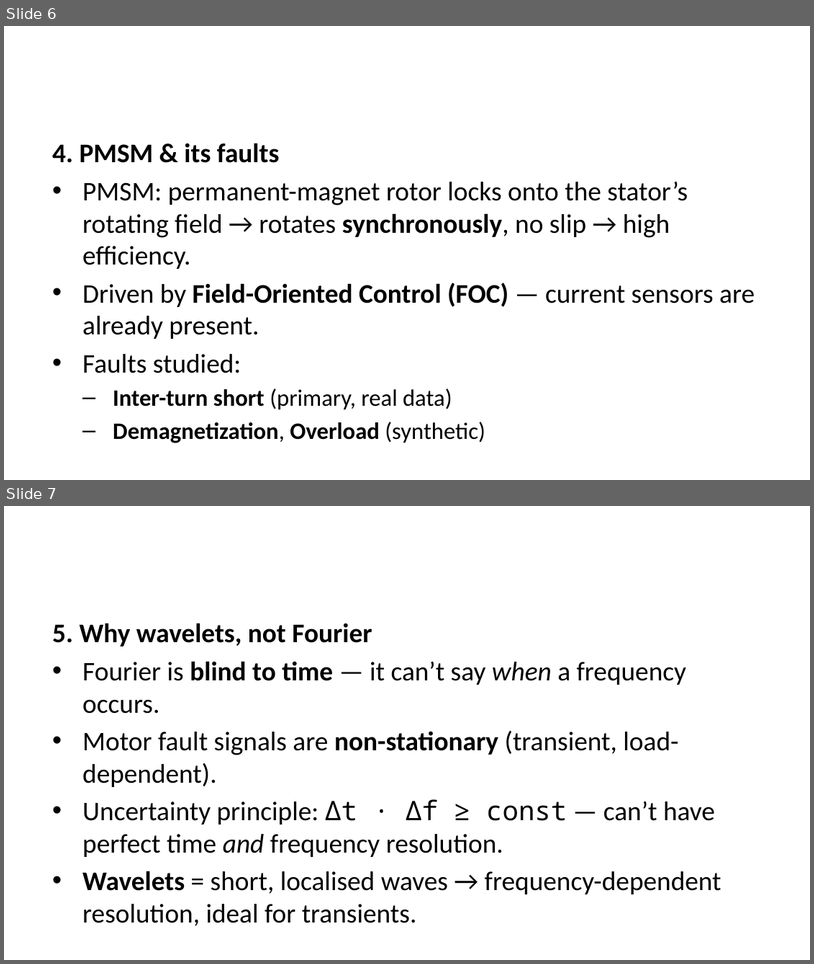
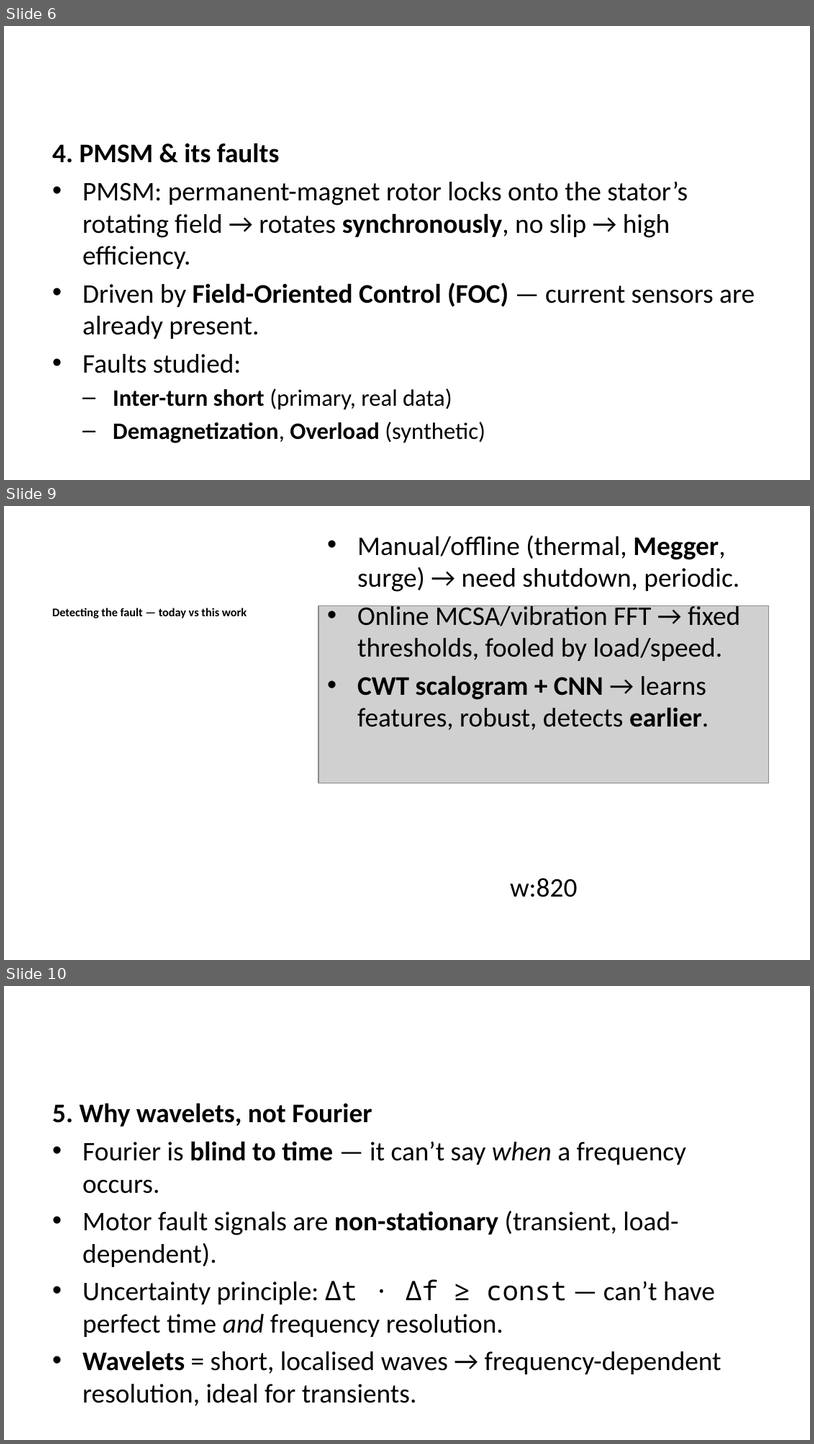
Before and after one commit to molhamfetnah/pmsm-fault-diagnosis-cnn-scalogram, a slide deck: docs/build/slides.pptx. Shown one above the other, each under a label of ours: slides 6 and 7 before the commit, slides 6, 9 and 10 after it; the slides between them are not shown. The pictures are 814x964 and 814x1444 pixels, drawn with LibreOffice and Linux fonts; fonts in the diff are those of the drawing; grey boxes stand for pictures. Boxes give left, top, right and bottom in pixels: in the first picture for what was removed or moved away, otherwise in the second. Text is boxed around its words. In the diff, an @@ line names an element or a change of style, - is before the commit and + after.

```diff
--- a/docs/build/slides.pptx
+++ b/docs/build/slides.pptx
@@ slide 9 added at (4,506,810,960), background #FFFFFF @@
@@ text added at (358,536,741,730), 24 pt, text #000000 @@
+• Manual/offline (thermal, Megger, surge) → need shutdown, periodic.
+• Online MCSA/vibration FFT → fixed thresholds, fooled by load/speed.
+• CWT scalogram + CNN → learns features, robust, detects earlier.
@@ text added at (52,608,247,618), 10.5 pt, text #000000, bold @@
+Detecting the fault — today vs this work
@@ picture added at (319,606,769,782) @@
@@ text added at (510,878,577,897), 24 pt, text #000000 @@
+w:820
@@ what was slide 7 is now slide 10 @@
```
Also in this commit, not shown: 2 other slides added, 14 other files.
